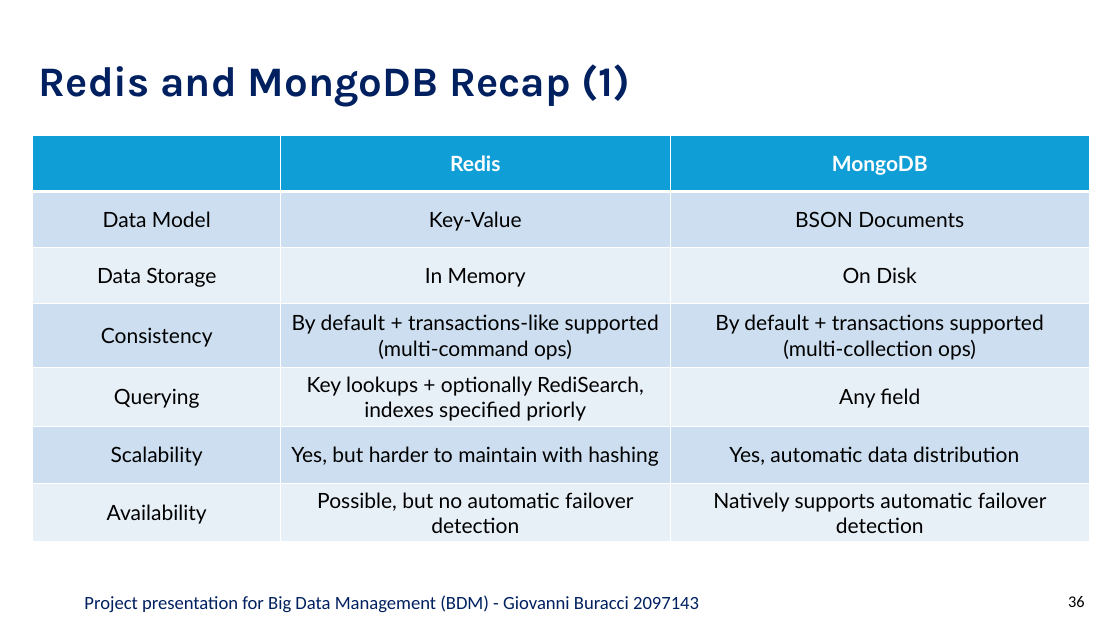
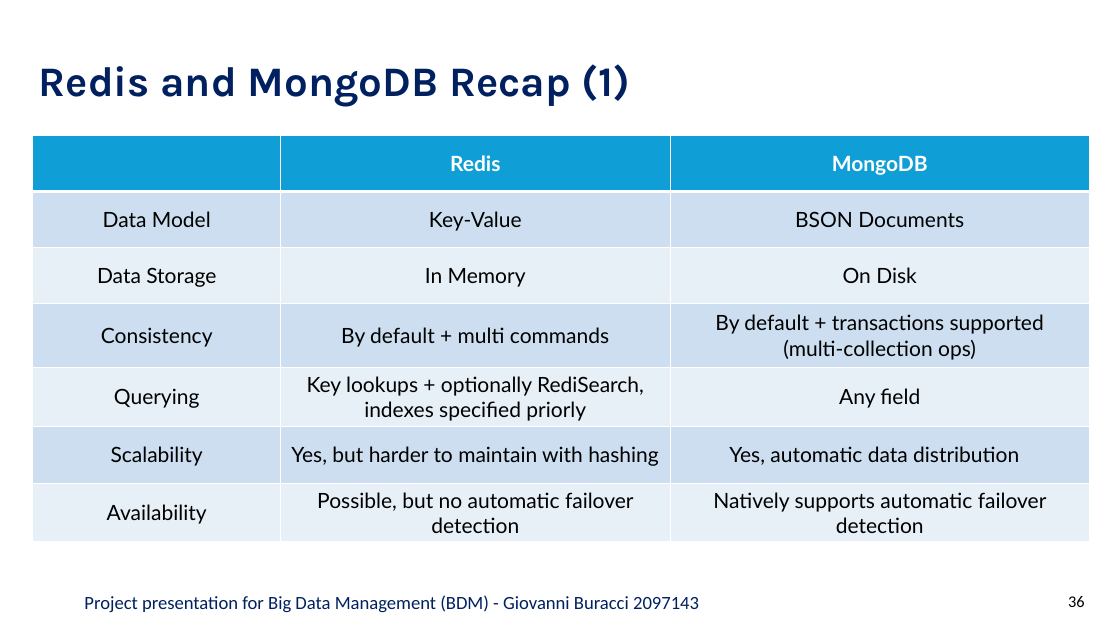
Before and after one commit to giovanniburacci/LSDM-Big-Data-Management, a slide deck: slide 36 of Big Data Management Presentation.pptx. Drawn at 1120x630 pixels with LibreOffice and Linux fonts; fonts in the diff are those of the drawing; background and template pictures are left out. Boxes give left, top, right and bottom in pixels: in the first picture for what was removed or moved away, otherwise in the second. Text is boxed around its words. In the diff, an @@ line names an element or a change of style, - is before the commit and + after.

```diff
--- a/Big Data Management Presentation.pptx
+++ b/Big Data Management Presentation.pptx
@@ table at box(33, 136, 1090, 542) @@
-row 4, column 2: By default + transactions-like supported (multi-command ops)
+row 4, column 2: By default + multi commands
```
Also in this commit, not shown: 1 other slide changed, 1 slide added, 1 slide removed, 2 other files.
